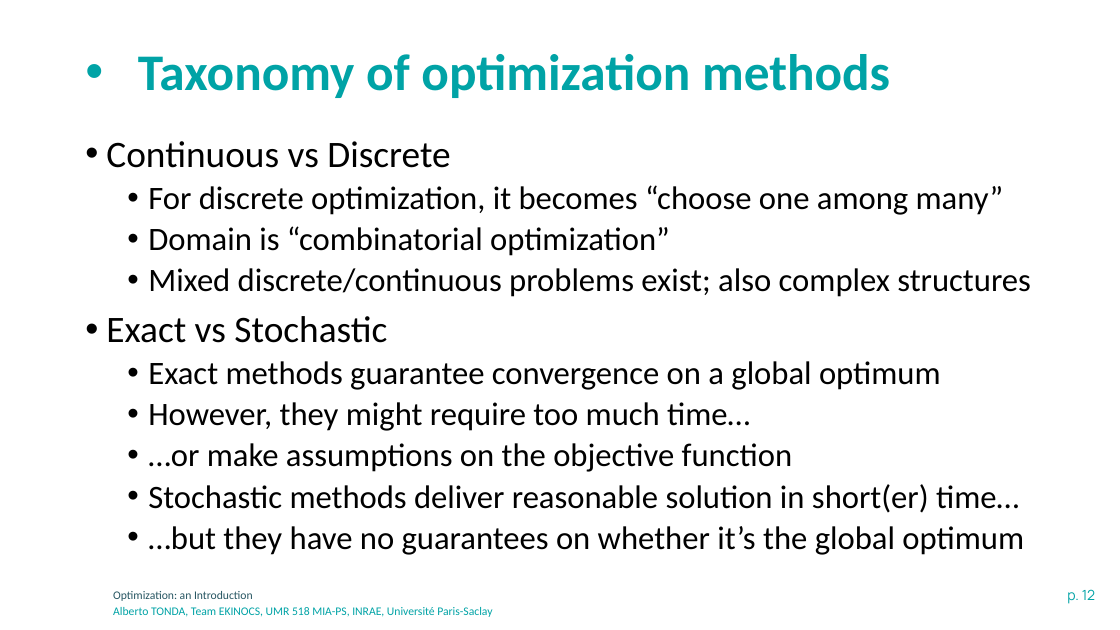
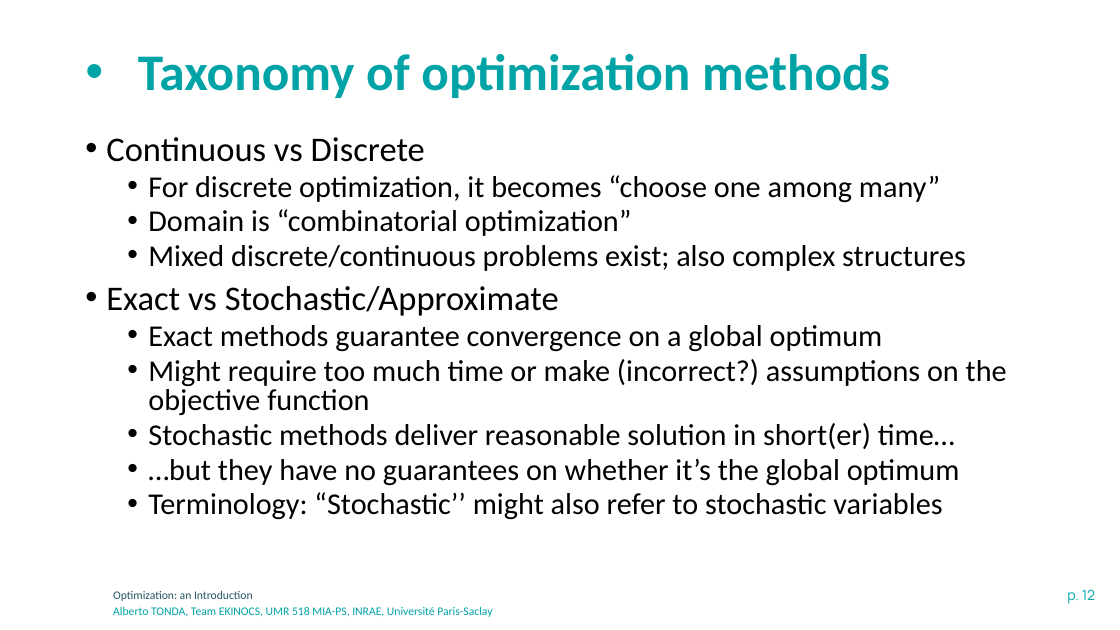
Before and after one commit to albertotonda/teaching, a slide deck: slide 12 of optimization-methods-for-artificial-intelligence/optimization-introduction.pptx. Drawn at 1120x630 pixels with LibreOffice and Linux fonts; fonts in the diff are those of the drawing; background and template pictures are left out. Boxes give left, top, right and bottom in pixels: in the first picture for what was removed or moved away, otherwise in the second. Text is boxed around its words. In the diff, an @@ line names an element or a change of style, - is before the commit and + after.

```diff
--- a/optimization-methods-for-artificial-intelligence/optimization-introduction.pptx
+++ b/optimization-methods-for-artificial-intelligence/optimization-introduction.pptx
@@ text at [106, 137, 966, 486]: size 32 to 29.6 pt in "Continuous vs Discrete"; size 28 to 25.9 pt in "For discrete optimization, it becomes “choose one ...", "Domain is “combinatorial optimization”", "Mixed discrete/continuous problems exist; also complex struc ...", "Exact methods guarantee convergence on a global ..." and 2 more places; line spacing 0.9 to 0.8 @@
@@ text at [106, 286, 559, 316]: text changed; size 32 to 29.6 pt @@
-• Exact vs Stochastic
+• Exact vs Stochastic/Approximate
@@ text at [148, 359, 1007, 415]: text changed; size 28 to 25.9 pt @@
-  • However, they might require too much time…
-  • …or make assumptions on the objective function
+  • Might require too much time or make (incorrect?) assumptions on the objective function
@@ text at [148, 492, 942, 520]: paragraph added @@
+  • Terminology: “Stochastic’’ might also refer to stochastic variables
```
Also in this commit, not shown: 9 other slides changed, 6 other files.
